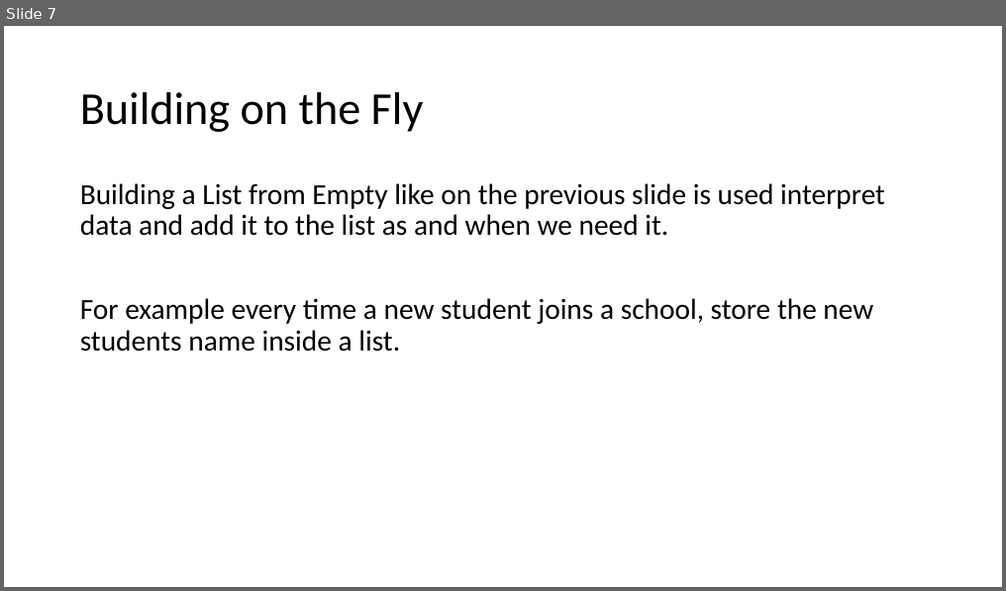
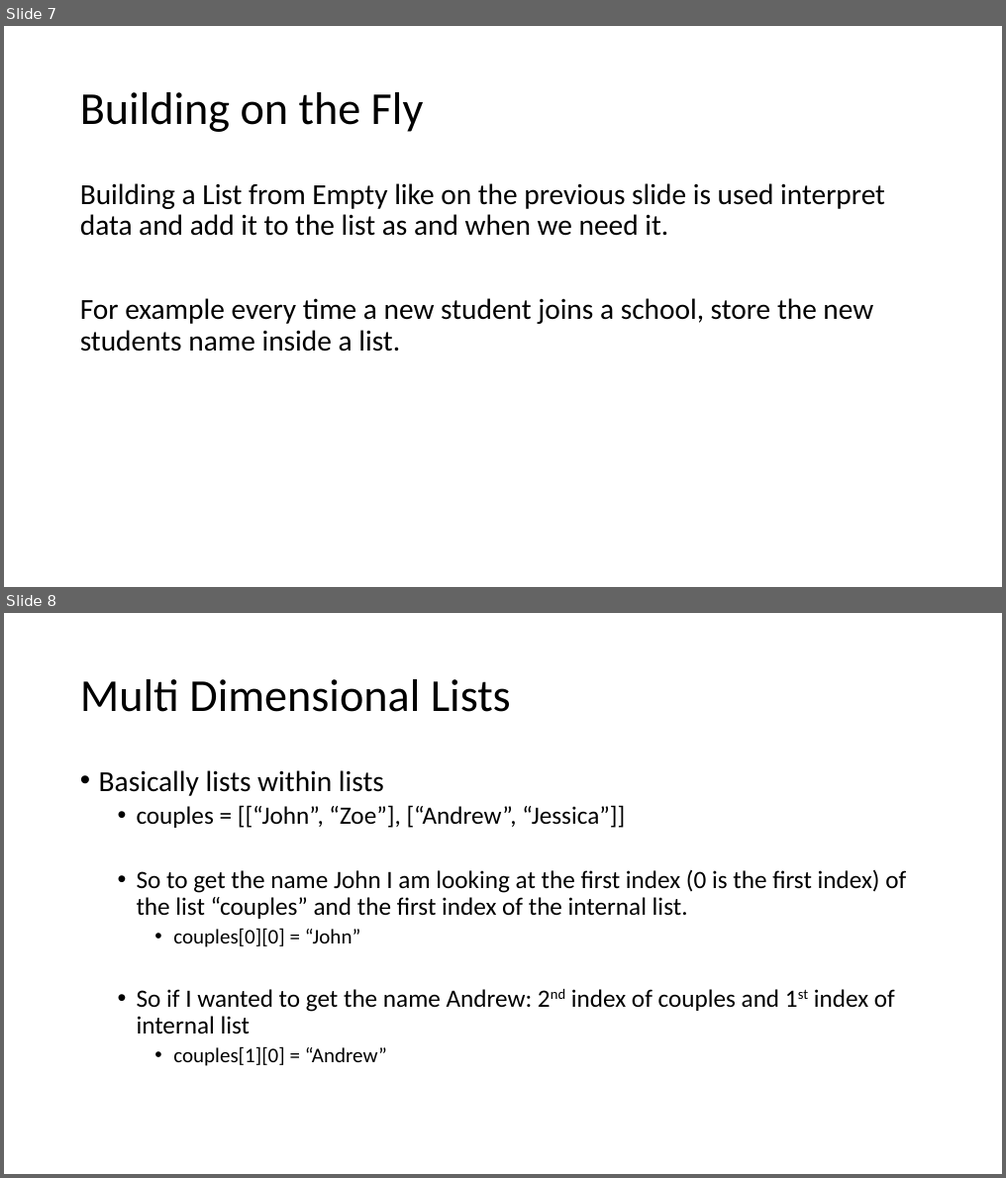
Before and after one commit to ScottKane/LearnPython, a slide deck: Scott/Lists.pptx. Shown one above the other, each under a label of ours: slide 7 before the commit, slides 7 and 8 after it. The pictures are 1006x591 and 1006x1178 pixels, drawn with LibreOffice and Linux fonts; fonts in the diff are those of the drawing. Boxes give left, top, right and bottom in pixels: in the first picture for what was removed or moved away, otherwise in the second. Text is boxed around its words. In the diff, an @@ line names an element or a change of style, - is before the commit and + after.

Commit message:
added functions and lists

```diff
--- a/Scott/Lists.pptx
+++ b/Scott/Lists.pptx
@@ slide 8 added at (x1=4, y1=613, x2=1002, y2=1174), background #FFFFFF @@
@@ title added at (x1=80, y1=679, x2=511, y2=712), 44 pt, text #000000 @@
+Multi Dimensional Lists
@@ text added at (x1=99, y1=770, x2=906, y2=1066), 24 pt, text #000000 @@
+• Basically lists within lists
+  • couples = [[“John”, “Zoe”], [“Andrew”, “Jessica”]]
+  • So to get the name John I am looking at the first index (0 is the first index) of the list “couples” and the first index of the internal list.
+    • couples[0][0] = “John”
+  • So if I wanted to get the name Andrew: 2nd index of couples and 1st index of internal list
+    • couples[1][0] = “Andrew”
```
Also in this commit, not shown: 2 slides changed, 3 other files.
